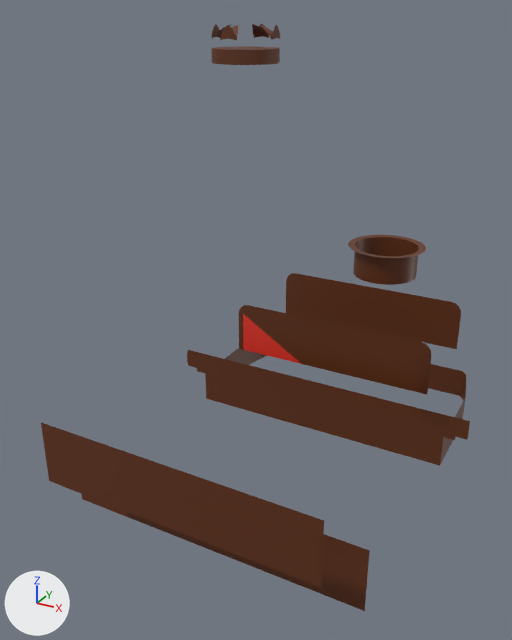
An edit to the FBX model bin/models/Sunny/Paredes1.fbx, drawn before and after from the same camera.
Both versions are drawn from a 50 mm camera at (33.1, -64.0, 59.9) aimed at (-5.1, 5.5, 25.1). The axes (+X, +Y, +Z) are drawn at lower left. The lights are the same throughout.

Objects in the first picture: 'paredes1'.
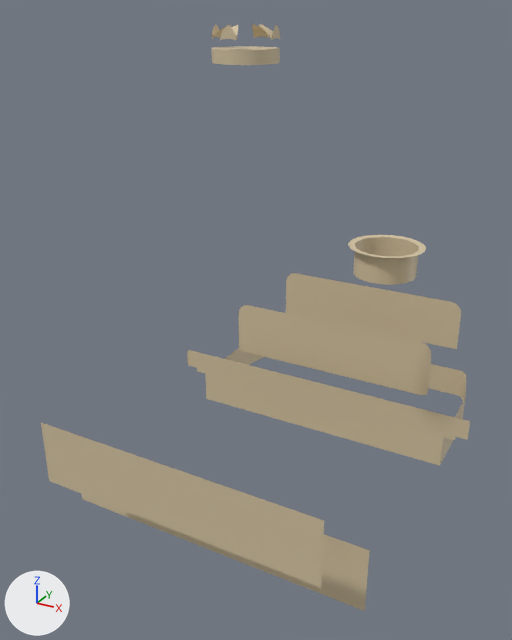
The change, as a list of edits to the scene's bpy script:
```text
Add mat_paredes1:
    mat_paredes1 = principled_material('Paredes1')
    mat_paredes1.base_color = (0.665, 0.552, 0.361)  # beige #d5c4a2
Change me_cube_016:
    where me_cube_016.from_pydata(...)  # 497 vertices, 232 faces; spans x -20.6..20.3, y -20.4..44.6, z 6.9..58.6
    used by ob_paredes1; location = (0.0, 0.0, 0.0)
    remove me_cube_016.materials.append(mat_melena)  # red #e73627
    me_cube_016 part 1: all 231 faces that had it switch from mat_pisomadera1 (brown #613013) to mat_paredes1 (beige #d5c4a2)
```

Pixel boxes (x1, y1, x2, y2) of what changed, in the pictures (512 x 640 px):
part 1 of me_cube_016, recoloured (brown to beige)
    both: (41, 24, 470, 611)
